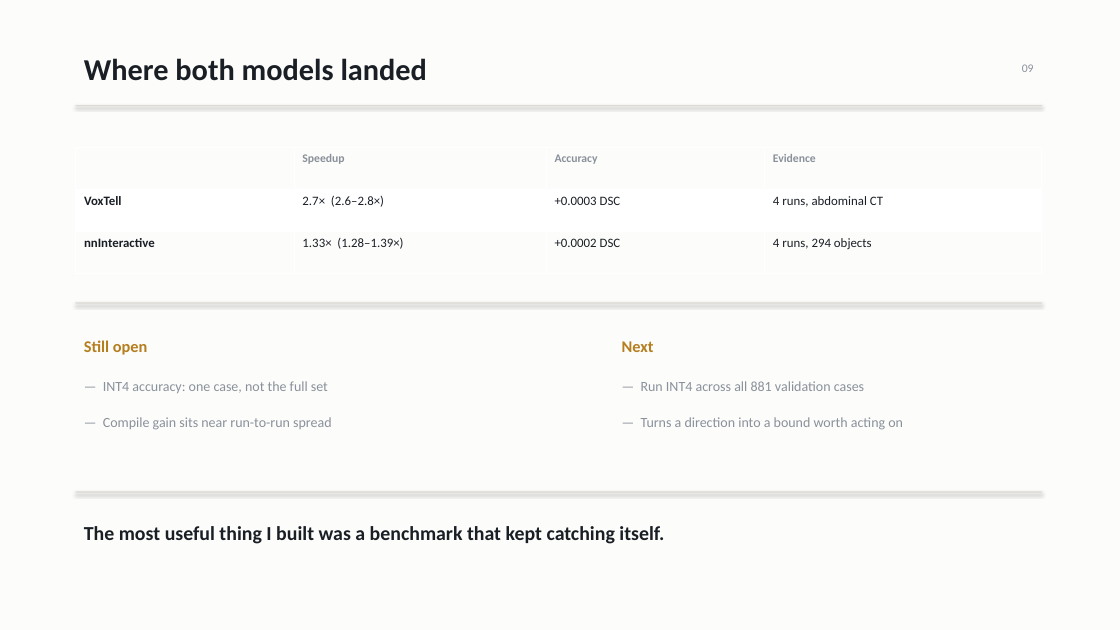
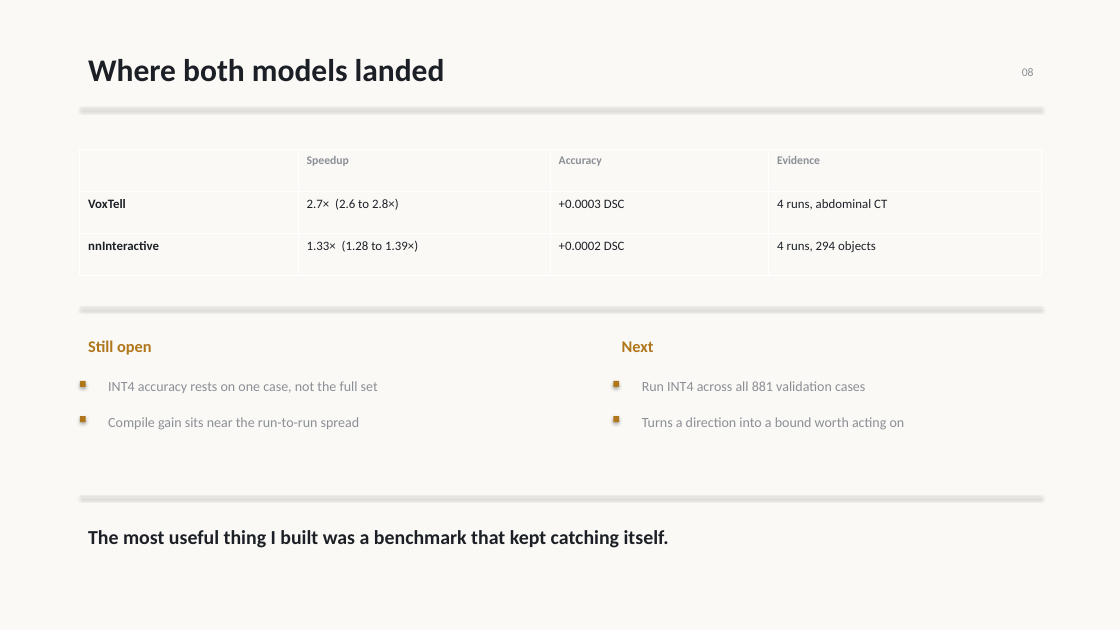
Before and after one commit to pentaexe/VoxTell-main, a slide deck: slide 8 of slides.pptx (slide 9 before the commit). Drawn at 1120x630 pixels with LibreOffice and Linux fonts; fonts in the diff are those of the drawing. Boxes give left, top, right and bottom in pixels: in the first picture for what was removed or moved away, otherwise in the second. Text is boxed around its words. In the diff, an @@ line names an element or a change of style, - is before the commit and + after.

```diff
--- a/slides.pptx
+++ b/slides.pptx
@@ background #FCFCFA to #FAF9F6 @@
@@ text "Where both models landed" at box(88, 59, 445, 82): size 26 to 27 pt, text colour #1A1F26 to #1C2026 @@
@@ text removed at box(1022, 64, 1034, 72) @@
-09
@@ text added at box(1022, 68, 1034, 76), 10 pt, text #8C8F96 @@
+08
@@ rectangle: place and size @@
-rectangle at box(76, 105, 1042, 106)
+rectangle at box(80, 108, 1042, 108)
@@ table at box(80, 150, 1042, 276) @@
-row 2, column 2: 2.7× (2.6–2.8×)
+row 2, column 2: 2.7× (2.6 to 2.8×)
-row 3, column 2: 1.33× (1.28–1.39×)
+row 3, column 2: 1.33× (1.28 to 1.39×)
@@ fill #FCFCFA to #FAF9F6 in 8 cells @@
@@ fill #FFFFFF to #FAF9F6 in row 2 @@
@@ text colour #8A919B to #8C8F96 in "Speedup", "Accuracy", "Evidence" @@
@@ text colour #1A1F26 to #1C2026 in "VoxTell", "+0.0003 DSC", "4 runs, abdominal CT", "nnInteractive" and 2 more places @@
@@ table: place and size @@
-table at box(76, 147, 1042, 273)
+table at box(80, 150, 1042, 276)
@@ rectangle: place and size @@
-rectangle at box(76, 302, 1042, 303)
+rectangle at box(80, 307, 1042, 308)
@@ text "Still open" at box(88, 340, 152, 355): text colour #B57E1F to #B0761B @@
@@ rectangle added at box(80, 381, 86, 387), fill #B0761B @@
@@ text at box(108, 381, 378, 393): text changed; text colour #8A919B to #8C8F96 @@
-— INT4 accuracy: one case, not the full set
+INT4 accuracy rests on one case, not the full set
@@ rectangle added at box(613, 381, 619, 387), fill #B0761B @@
@@ text at box(642, 381, 865, 391): text changed; text colour #8A919B to #8C8F96 @@
-— Run INT4 across all 881 validation cases
+Run INT4 across all 881 validation cases
@@ rectangle added at box(80, 417, 86, 423), fill #B0761B @@
@@ text at box(108, 417, 359, 429): text changed; text colour #8A919B to #8C8F96 @@
-— Compile gain sits near run-to-run spread
+Compile gain sits near the run-to-run spread
@@ rectangle added at box(613, 417, 619, 423), fill #B0761B @@
@@ text at box(642, 417, 905, 429): text changed; text colour #8A919B to #8C8F96 @@
-— Turns a direction into a bound worth acting on
+Turns a direction into a bound worth acting on
@@ fill #DDDAD3 to #E4E1D9 in 3 elements at box(80, 108, 1042, 108), box(80, 307, 1042, 308), box(80, 496, 1042, 497) @@
@@ rectangle: place and size @@
-rectangle at box(76, 492, 1042, 492)
+rectangle at box(80, 496, 1042, 497)
@@ text "The most useful thing I ..." at box(88, 530, 669, 548): text colour #1A1F26 to #1C2026 @@
```
Also in this commit, not shown: 7 other slides changed, 1 slide removed, 1 other file.
